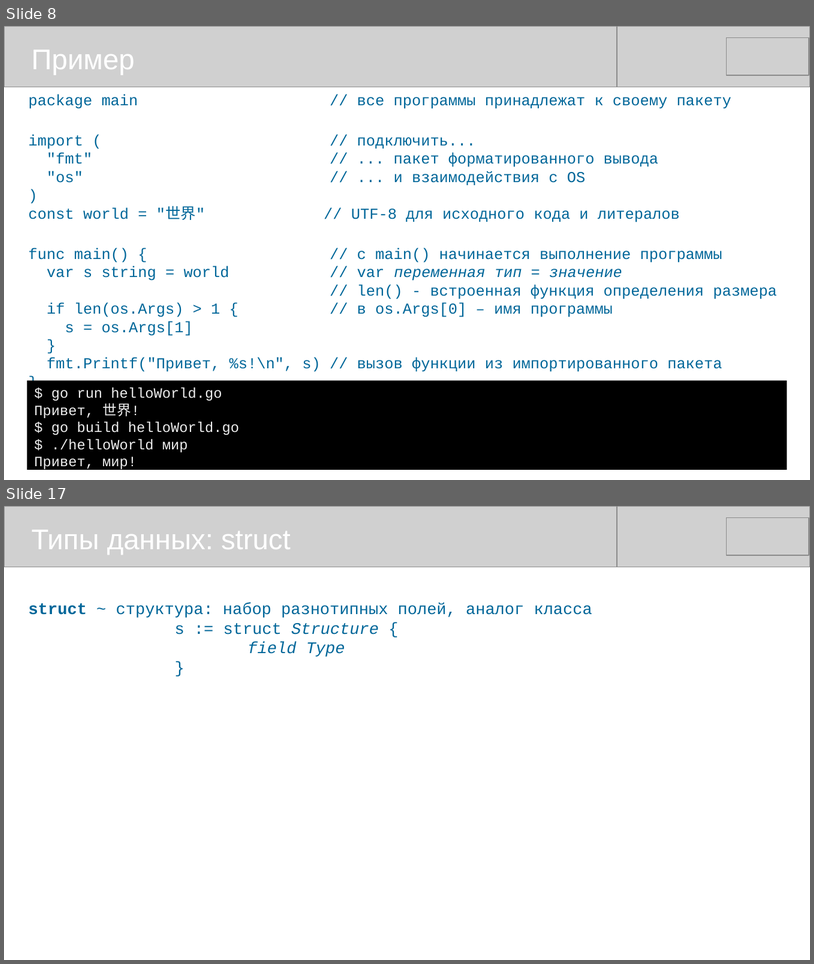
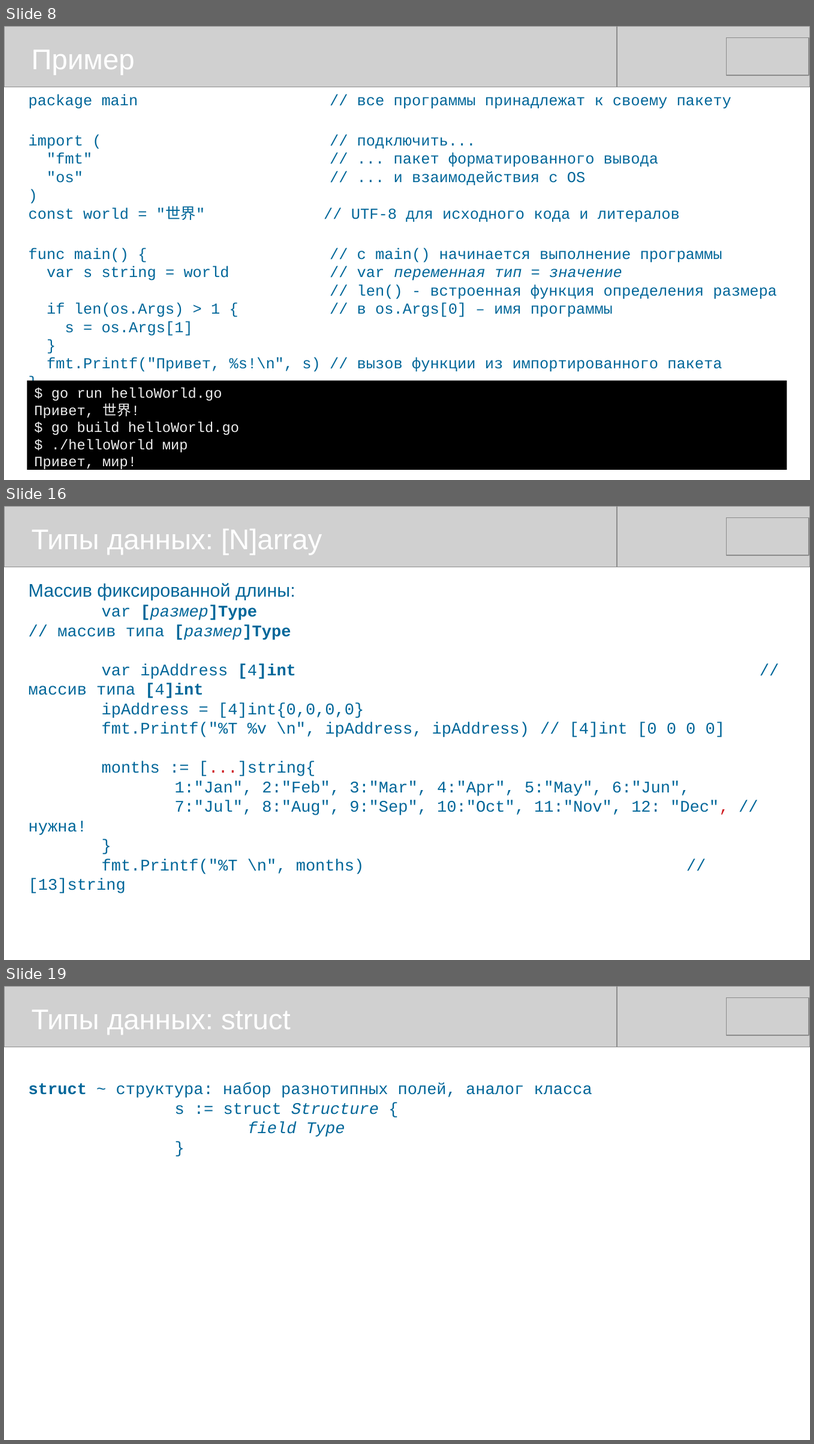
Before and after one commit to mike-shock/Go_language, a slide deck: Go_Intro.odp. Shown one above the other, each under a label of ours: slides 8 and 17 before the commit, slides 8, 16 and 19 after it; the slides between them are not shown. The pictures are 814x964 and 814x1444 pixels, drawn with LibreOffice and Linux fonts; fonts in the diff are those of the drawing; grey boxes stand for pictures. Boxes give left, top, right and bottom in pixels: in the first picture for what was removed or moved away, otherwise in the second. Text is boxed around its words. In the diff, an @@ line names an element or a change of style, - is before the commit and + after.

```diff
--- a/Go_Intro.odp
+++ b/Go_Intro.odp
@@ slide 16 added at bbox=[4, 506, 810, 960], background #FFFFFF @@
@@ picture added at bbox=[4, 506, 617, 567] @@
@@ picture added at bbox=[197, 506, 810, 567] @@
@@ picture added at bbox=[727, 518, 810, 556] @@
@@ text added at bbox=[32, 529, 322, 555], 28 pt, text #FFFFFF @@
+Типы данных: [N]array
@@ text added at bbox=[29, 583, 729, 893], 16 pt, text #006699 @@
+Массив фиксированной длины:
+var [размер]Type // массив типа [размер]Type
+var ipAddress [4]int // массив типа [4]int
+ipAddress = [4]int{0,0,0,0}
+fmt.Printf("%T %v \n", ipAddress, ipAddress) // [4]int [0 0 0 0]
+months := [...]string{
+1:"Jan", 2:"Feb", 3:"Mar", 4:"Apr", 5:"May", 6:"Jun",
+7:"Jul", 8:"Aug", 9:"Sep", 10:"Oct", 11:"Nov", 12: "Dec", // нужна!
+}
+fmt.Printf("%T \n", months) // [13]string
@@ what was slide 17 is now slide 19 @@
```
Also in this commit, not shown: 12 slides changed, 3 other slides added, 1 slide removed.
